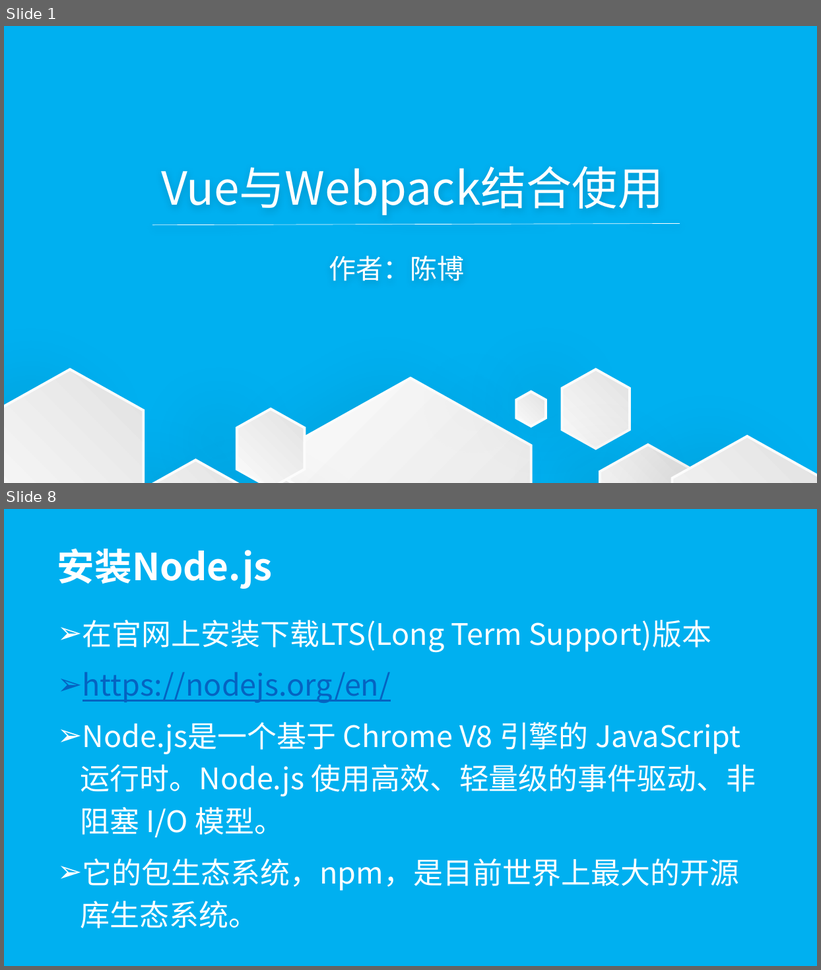
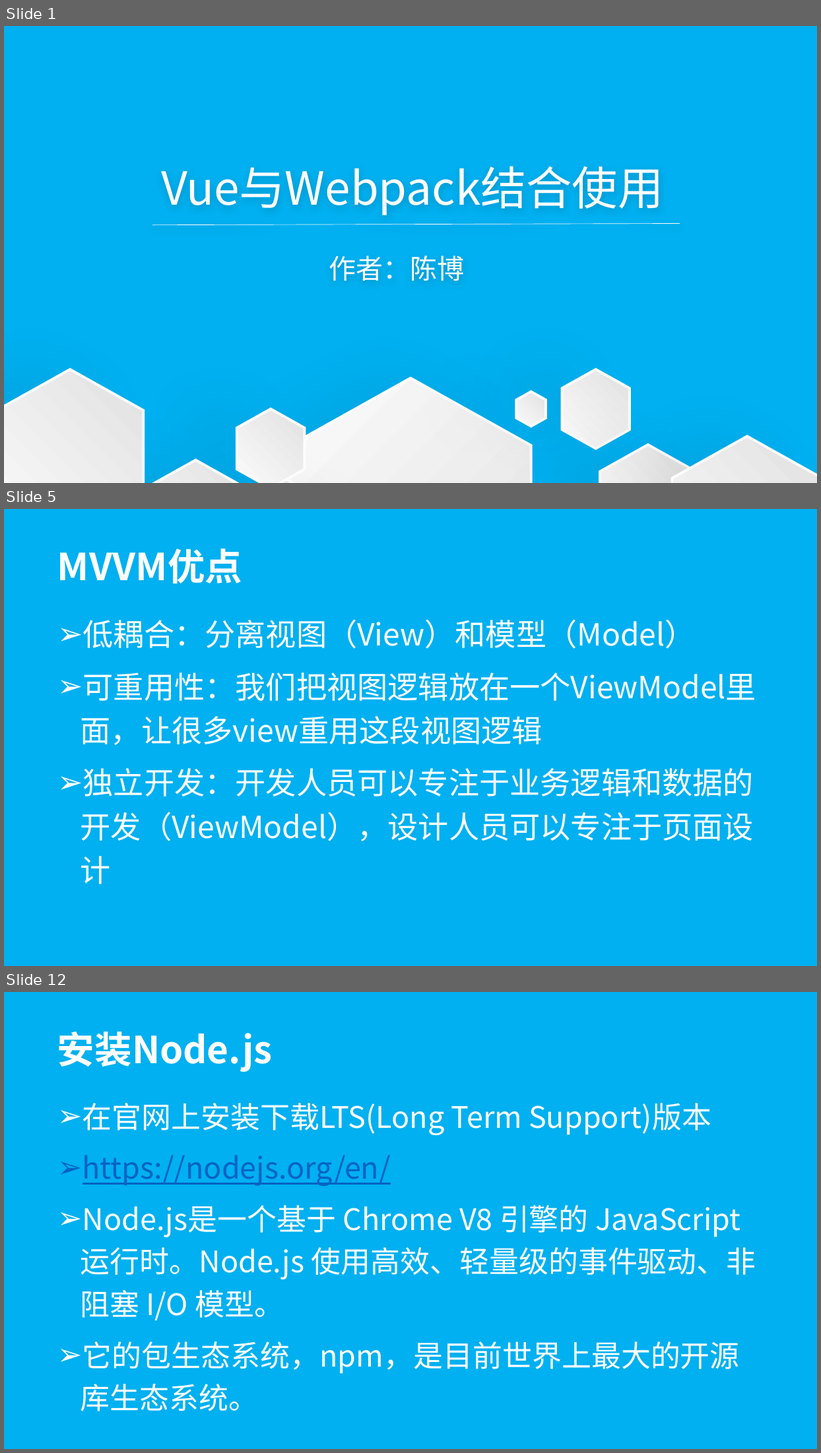
Before and after one commit to wugenshui/ppt, a slide deck: vue-webpack/vue-webpack.pptx. Shown one above the other, each under a label of ours: slides 1 and 8 before the commit, slides 1, 5 and 12 after it; the slides between them are not shown. The pictures are 821x970 and 821x1453 pixels, drawn with LibreOffice and Linux fonts; fonts in the diff are those of the drawing. Boxes give left, top, right and bottom in pixels: in the first picture for what was removed or moved away, otherwise in the second. Text is boxed around its words. In the diff, an @@ line names an element or a change of style, - is before the commit and + after.

```diff
--- a/vue-webpack/vue-webpack.pptx
+++ b/vue-webpack/vue-webpack.pptx
@@ slide 5 added at (4,509,817,966), background #00B0F0 @@
@@ title added at (57,549,242,584), 44 pt, text #FFFFFF, bold @@
+MVVM优点
@@ subtitle added at (81,619,756,885), 36 pt, text #FFFFFF @@
+➢ 低耦合：分离视图（View）和模型（Model）
+➢ 可重用性：我们把视图逻辑放在一个ViewModel里面，让很多view重用这段视图逻辑
+➢ 独立开发：开发人员可以专注于业务逻辑和数据的开发（ViewModel），设计人员可以专注于页面设计
@@ what was slide 8 is now slide 12 @@
```
Also in this commit, not shown: 2 slides changed, 10 other slides added, 8 slides removed, 6 other files.
